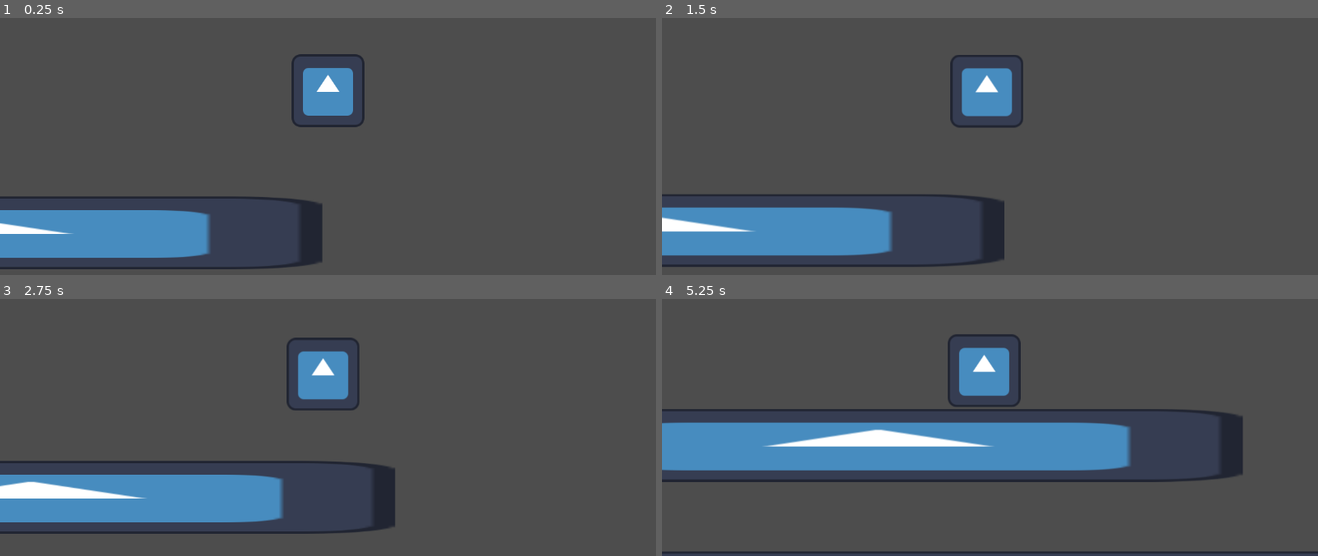
Above: before the commit, frames 1-4 (two rows, left to right).
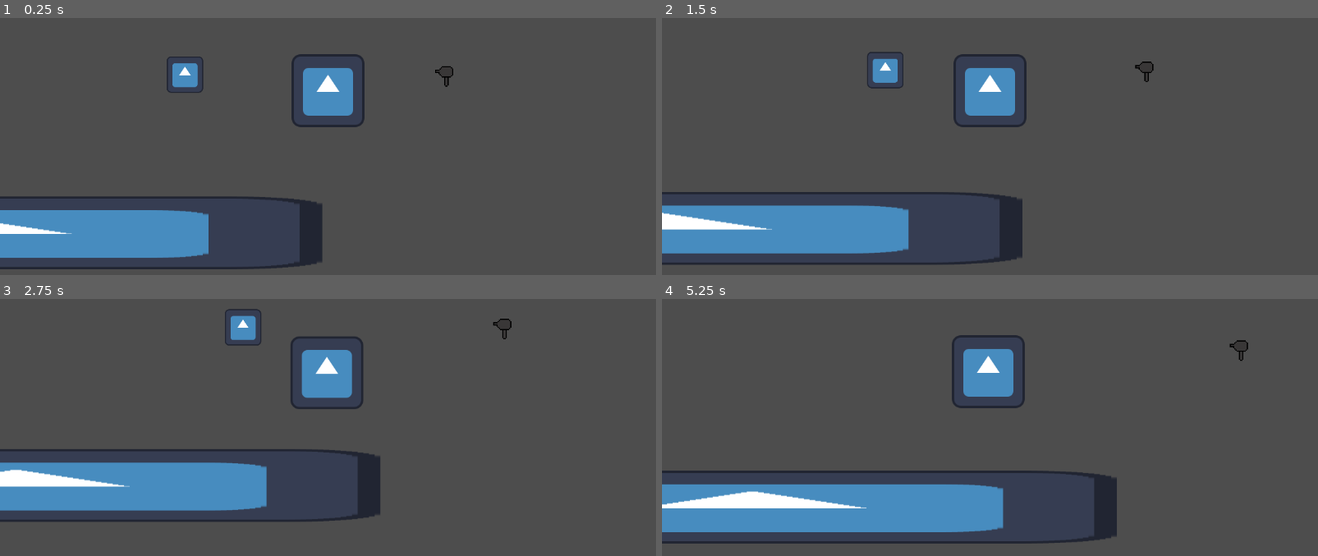
Above: after the commit, the same moments.

Repository: TheFlameFish/junkpack
Game: Godot game, scene res://scenes/main.tscn
Two runs of this game, one before a commit and one after it. Both use one fixed random seed, a clock stepped at 60 frames per second and the inputs below. The engine's default icon, where the game draws it, is replaced by a stand-in: a white triangle on a blue panel in a dark square.
Inputs (mouse positions are in pixels of both pictures, inside the frame that each line leads up to):
- Up to frame 1 (0.25 s): no input
- Up to frame 2 (1.5 s): tap Enter at 0.5 s; move the mouse to (1134, 71) at 0.52 s; press the mouse at (1134, 71) at 0.53 s; move the mouse to (858, 107) at 1.27 s; release the mouse at (858, 107) at 1.28 s; click (858, 107) at 1.35 s
- Up to frame 3 (2.75 s): move the mouse to (outside the picture) at 2.02 s; press the mouse at (outside the picture) at 2.03 s
- Up to frame 4 (5.25 s): move the mouse to (957, 445) at 2.77 s; release the mouse at (957, 445) at 2.78 s; click (957, 445) at 2.85 s; move the mouse to (1186, 427) at 3.52 s; press the mouse at (1186, 427) at 3.53 s; move the mouse to (793, 316) at 4.27 s; release the mouse at (793, 316) at 4.28 s; click (793, 316) at 4.35 s; move the mouse to (1022, 370) at 5.02 s; press the mouse at (1022, 370) at 5.03 s

The runs differ from the first frame. In frame 1, 0.6% of the frame differs, in the area x 0-70%, y 15-93%; in frame 2, 5.6%; in frame 3, 10%; in frame 4, 30%, in the area x 0-100%, y 13-100%.

Commit message:
Partially implemented junk system

Diff:
--- a/project.godot
+++ b/project.godot
@@ -31,5 +31,6 @@
 
 [rendering]
 
+textures/canvas_textures/default_texture_filter=0
 renderer/rendering_method="gl_compatibility"
 renderer/rendering_method.mobile="gl_compatibility"
--- /dev/null
+++ b/scenes/junk.tscn
@@ -0,0 +1,25 @@
+[gd_scene load_steps=4 format=3 uid="uid://cj62fahoswa3f"]
+
+[ext_resource type="Script" path="res://scripts/junk.gd" id="1_6whib"]
+
+[sub_resource type="RectangleShape2D" id="RectangleShape2D_xwqfw"]
+size = Vector2(16, 16)
+
+[sub_resource type="RectangleShape2D" id="RectangleShape2D_b6heo"]
+
+[node name="Junk" type="RigidBody2D"]
+mass = 0.01
+script = ExtResource("1_6whib")
+
+[node name="CollisionShape2D" type="CollisionShape2D" parent="."]
+shape = SubResource("RectangleShape2D_xwqfw")
+
+[node name="Sprite2D" type="Sprite2D" parent="."]
+
+[node name="CollectionArea" type="Area2D" parent="."]
+collision_mask = 2
+
+[node name="CollectionCollider" type="CollisionShape2D" parent="CollectionArea"]
+shape = SubResource("RectangleShape2D_b6heo")
+
+[connection signal="body_entered" from="CollectionArea" to="." method="_on_collection_area_body_entered"]
--- /dev/null
+++ b/scenes/junk_hairdryer.tscn
@@ -0,0 +1,24 @@
+[gd_scene load_steps=5 format=3 uid="uid://b4d0xvsa8i30d"]
+
+[ext_resource type="PackedScene" uid="uid://cj62fahoswa3f" path="res://scenes/junk.tscn" id="1_ei4cv"]
+[ext_resource type="Texture2D" uid="uid://cqrjowe34d8qm" path="res://art/placeholder/hairdryer.png" id="2_j5gog"]
+
+[sub_resource type="RectangleShape2D" id="RectangleShape2D_qoi4r"]
+size = Vector2(32, 36)
+
+[sub_resource type="RectangleShape2D" id="RectangleShape2D_yg68b"]
+size = Vector2(36, 40)
+
+[node name="Junk" instance=ExtResource("1_ei4cv")]
+mass = 1.0
+type = "hairdryer"
+
+[node name="CollisionShape2D" parent="." index="0"]
+shape = SubResource("RectangleShape2D_qoi4r")
+
+[node name="Sprite2D" parent="." index="1"]
+scale = Vector2(2, 2)
+texture = ExtResource("2_j5gog")
+
+[node name="CollectionCollider" parent="CollectionArea" index="0"]
+shape = SubResource("RectangleShape2D_yg68b")
--- /dev/null
+++ b/scenes/junk_placeholder.tscn
@@ -0,0 +1,24 @@
+[gd_scene load_steps=5 format=3 uid="uid://dv153x0nu4wx3"]
+
+[ext_resource type="PackedScene" uid="uid://cj62fahoswa3f" path="res://scenes/junk.tscn" id="1_t61dx"]
+[ext_resource type="Texture2D" uid="uid://bditanoelyqw0" path="res://icon.svg" id="2_2re17"]
+
+[sub_resource type="RectangleShape2D" id="RectangleShape2D_2tmfc"]
+size = Vector2(64, 64)
+
+[sub_resource type="RectangleShape2D" id="RectangleShape2D_o6s8v"]
+size = Vector2(80, 80)
+
+[node name="Junk" instance=ExtResource("1_t61dx")]
+mass = 1.0
+type = "placeholder"
+
+[node name="CollisionShape2D" parent="." index="0"]
+shape = SubResource("RectangleShape2D_2tmfc")
+
+[node name="Sprite2D" parent="." index="1"]
+scale = Vector2(0.5, 0.5)
+texture = ExtResource("2_2re17")
+
+[node name="CollectionCollider" parent="CollectionArea" index="0"]
+shape = SubResource("RectangleShape2D_o6s8v")
--- a/scenes/main.tscn
+++ b/scenes/main.tscn
@@ -1,7 +1,9 @@
-[gd_scene load_steps=4 format=3 uid="uid://bft1c62f5ov84"]
+[gd_scene load_steps=6 format=3 uid="uid://bft1c62f5ov84"]
 
 [ext_resource type="PackedScene" uid="uid://cfd8rraln0kvi" path="res://scenes/player.tscn" id="1_njglq"]
 [ext_resource type="Texture2D" uid="uid://bditanoelyqw0" path="res://icon.svg" id="1_sr5qb"]
+[ext_resource type="PackedScene" uid="uid://b4d0xvsa8i30d" path="res://scenes/junk_hairdryer.tscn" id="3_h8fmn"]
+[ext_resource type="PackedScene" uid="uid://dv153x0nu4wx3" path="res://scenes/junk_placeholder.tscn" id="4_70dcb"]
 
 [sub_resource type="RectangleShape2D" id="RectangleShape2D_ka2g6"]
 
@@ -30,3 +32,9 @@
 
 [node name="Sprite2D" type="Sprite2D" parent="StaticBody2D2"]
 texture = ExtResource("1_sr5qb")
+
+[node name="Junk" parent="." instance=ExtResource("3_h8fmn")]
+position = Vector2(204, -25)
+
+[node name="Junk2" parent="." instance=ExtResource("4_70dcb")]
+position = Vector2(-251, -28)
--- a/scenes/player.tscn
+++ b/scenes/player.tscn
@@ -9,6 +9,7 @@
 [sub_resource type="RectangleShape2D" id="RectangleShape2D_ka2g6"]
 
 [node name="Player" type="RigidBody2D"]
+collision_layer = 3
 physics_material_override = SubResource("PhysicsMaterial_4di8u")
 gravity_scale = 0.0
 
@@ -18,7 +19,8 @@
 
 [node name="Camera2D" type="Camera2D" parent="."]
 position_smoothing_enabled = true
-position_smoothing_speed = 10.0
+position_smoothing_speed = 20.0
+rotation_smoothing_enabled = true
 
 [node name="Sprite2D" type="Sprite2D" parent="."]
 texture = ExtResource("1_y0igk")
--- /dev/null
+++ b/scripts/junk.gd
@@ -0,0 +1,22 @@
+extends RigidBody2D
+
+@export var type : String
+
+var collectionArea : Area2D
+
+# Called when the node enters the scene tree for the first time.
+func _ready():
+	collectionArea = $CollectionArea
+
+
+# Called every frame. 'delta' is the elapsed time since the previous frame.
+func _process(delta):
+	pass
+
+
+func _on_collection_area_body_entered(body):
+	print("Player entered")
+	var pack = $"../Player/Pack"
+	pack.add_junk(type)
+
+	queue_free()
--- a/scripts/pack.gd
+++ b/scripts/pack.gd
@@ -1,16 +1,18 @@
 extends Node2D
 
-@export var power : float = 100;
+@export var power : float = 5000;
 
 @export var junk = []
 @export var junkQuantity = []
 
 var player : RigidBody2D
 
+var rng
 
 # Called when the node enters the scene tree for the first time.
 func _ready():
 	player = $".."
+	rng = RandomNumberGenerator.new()
 
 
 # Called every physics process. 'delta' is the elapsed time since the previous frame.
@@ -19,9 +21,35 @@
 	check_inputs()
 
 func check_inputs():
-	if Input.is_action_pressed("pack_fire"):
+	if Input.is_action_just_pressed("pack_fire"):
 		var forceVector = -power * (get_local_mouse_position() - position).normalized()
 
 		print("Applying a force of "+str(forceVector)+"N")
 
 		player.apply_central_force(forceVector)
+
+func add_junk(junkType : String):
+	var junkIndex = junk.find(junkType)
+
+	if junkIndex != -1:
+		junkQuantity[junkIndex] += 1
+	else:
+		junk.append(junkType)
+		junkQuantity.append(1)
+
+	print("Added junk "+junkType)
+	print(str(junk))
+	print(str(junkQuantity))
+
+func remove_junk(junkType : String = junk[rng.randi_range(0,junk.size()-1)]):
+	if (junk.size() > 0):
+		##junkType = junkType or junk[rng.randi_range(0,junk.size()-1)]
+		var junkIndex = junk.find(junkType)
+
+		if junkIndex != -1:
+			junkQuantity[junkIndex] -= 1
+			return true
+		else:
+			return false
+	else:
+		return false
Binary file added: art/placeholder/hairdryer.png
Not shown, added: art/placeholder/hairdryer.png.import
